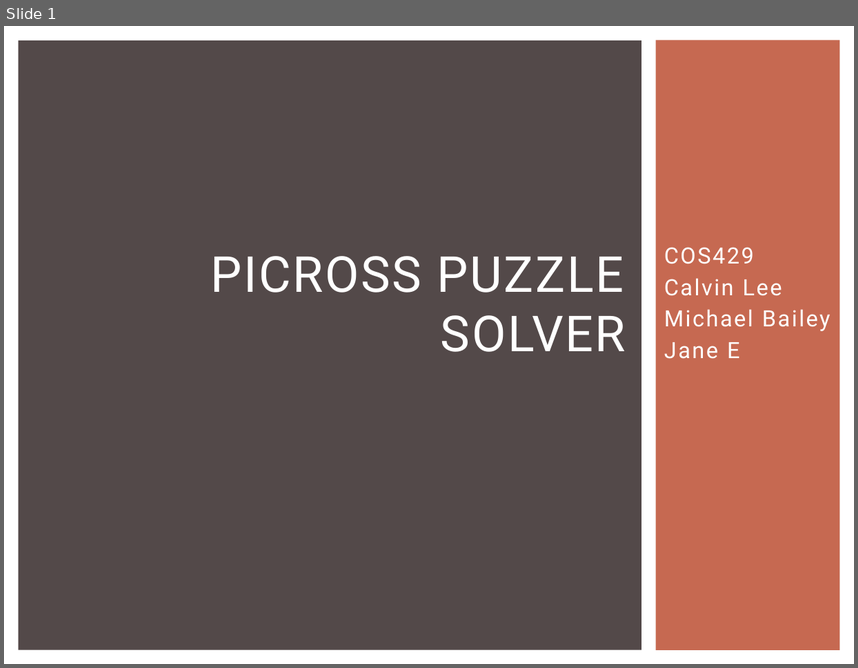
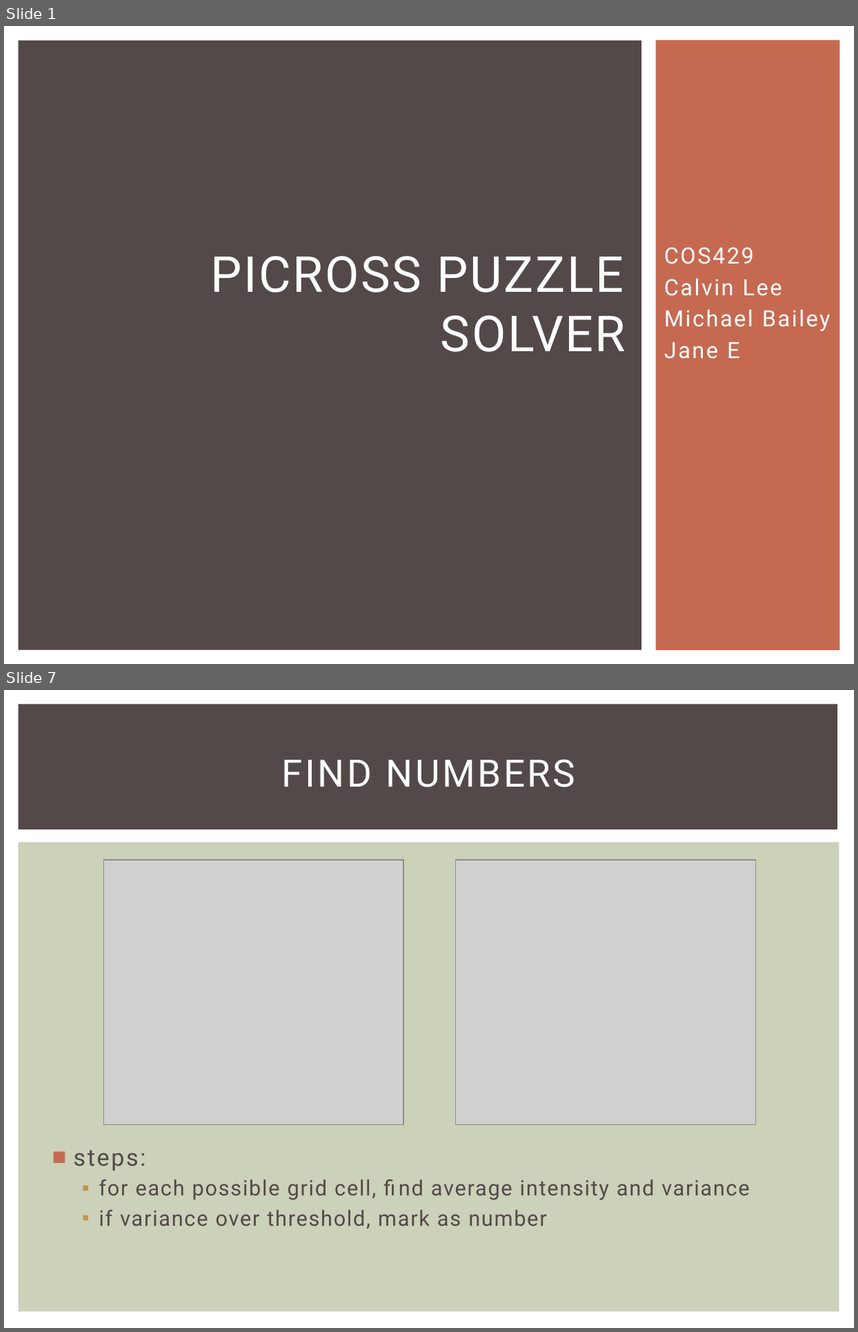
Before and after one commit to Calvin-Michael-Jane/Picross-Vision-Solver, a slide deck: COS429FinalProject.pptx. Shown one above the other, each under a label of ours: slide 1 before the commit, slides 1 and 7 after it; the slides between them are not shown. The pictures are 858x668 and 858x1332 pixels, drawn with LibreOffice and Linux fonts; fonts in the diff are those of the drawing; grey boxes stand for pictures. Boxes give left, top, right and bottom in pixels: in the first picture for what was removed or moved away, otherwise in the second. Text is boxed around its words. In the diff, an @@ line names an element or a change of style, - is before the commit and + after.

```diff
--- a/COS429FinalProject.pptx
+++ b/COS429FinalProject.pptx
@@ slide 7 added at (4,690,854,1328), background #FFFFFF @@
@@ rectangle added at (18,704,838,829), fill #534949 @@
@@ title added at (282,759,575,787), 32 pt, text #FFFFFF @@
+FIND NUMBERS
@@ rectangle added at (18,842,840,1312), fill #CCD1B9 @@
@@ picture added at (103,860,404,1125) @@
@@ picture added at (455,860,755,1125) @@
@@ text added at (74,1150,749,1228), 18 pt, text #534949 @@
+■ steps:
+  ▪ for each possible grid cell, find average intensity and variance
+  ▪ if variance over threshold, mark as number
```
Also in this commit, not shown: 4 slides changed, 4 other slides added, 5 slides removed, 16 other files.
